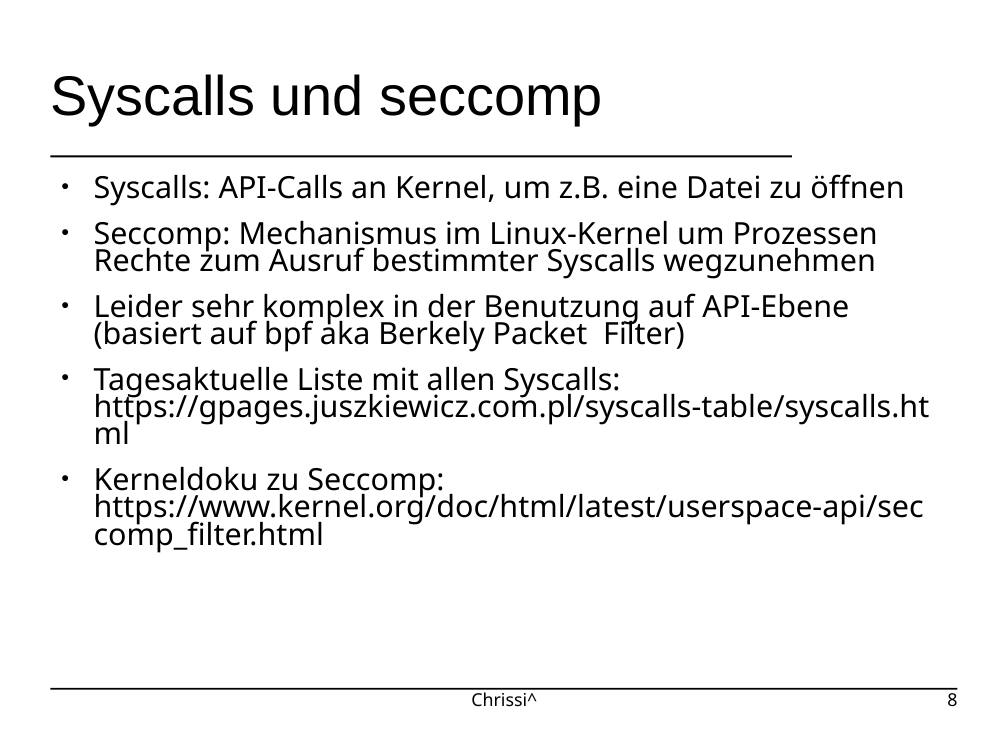
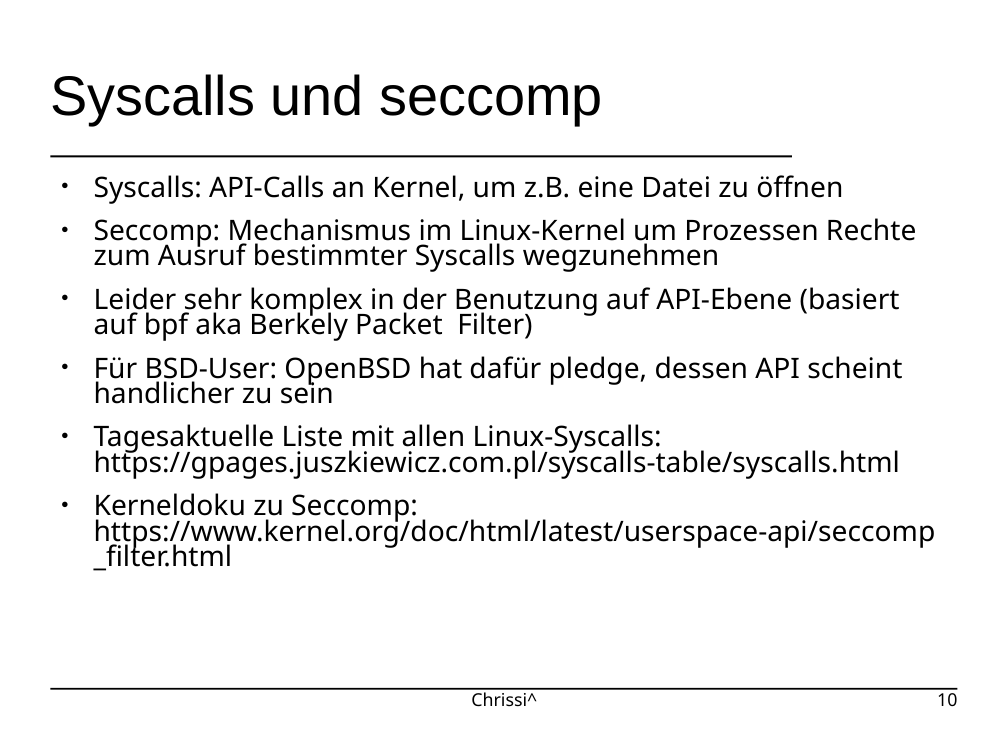
Before and after one commit to johannesst/systemd-workshop-gpn23, a slide deck: slide 10 of slides.odp (slide 8 before the commit). Drawn at 1008x756 pixels with LibreOffice and Linux fonts; fonts in the diff are those of the drawing; background and template pictures are left out. Boxes give left, top, right and bottom in pixels: in the first picture for what was removed or moved away, otherwise in the second. Text is boxed around its words. In the diff, an @@ line names an element or a change of style, - is before the commit and + after.

```diff
--- a/slides.odp
+++ b/slides.odp
@@ text at [94, 175, 936, 571]: size 24 to 22.2 pt in "Syscalls: API-Calls an Kernel, um z.B. eine ...", "Seccomp: Mechanismus im Linux-Kernel um Prozessen Rechte ...", "Leider sehr komplex in der Benutzung auf ...", "Kerneldoku zu Seccomp: https://www.kernel.org/doc/html/lates ..." @@
@@ text at [94, 356, 902, 479]: text changed; size 24 to 22.2 pt @@
-● Tagesaktuelle Liste mit allen Syscalls: https://gpages.juszkiewicz.com.pl/syscalls-table/syscalls.html
+● Für BSD-User: OpenBSD hat dafür pledge, dessen API scheint handlicher zu sein
+● Tagesaktuelle Liste mit allen Linux-Syscalls: https://gpages.juszkiewicz.com.pl/syscalls-table/syscalls.html
@@ page number at [937, 689, 957, 706]: text changed @@
-8
+10
```
Also in this commit, not shown: 15 other slides changed, 3 slides added, 3 other files.
